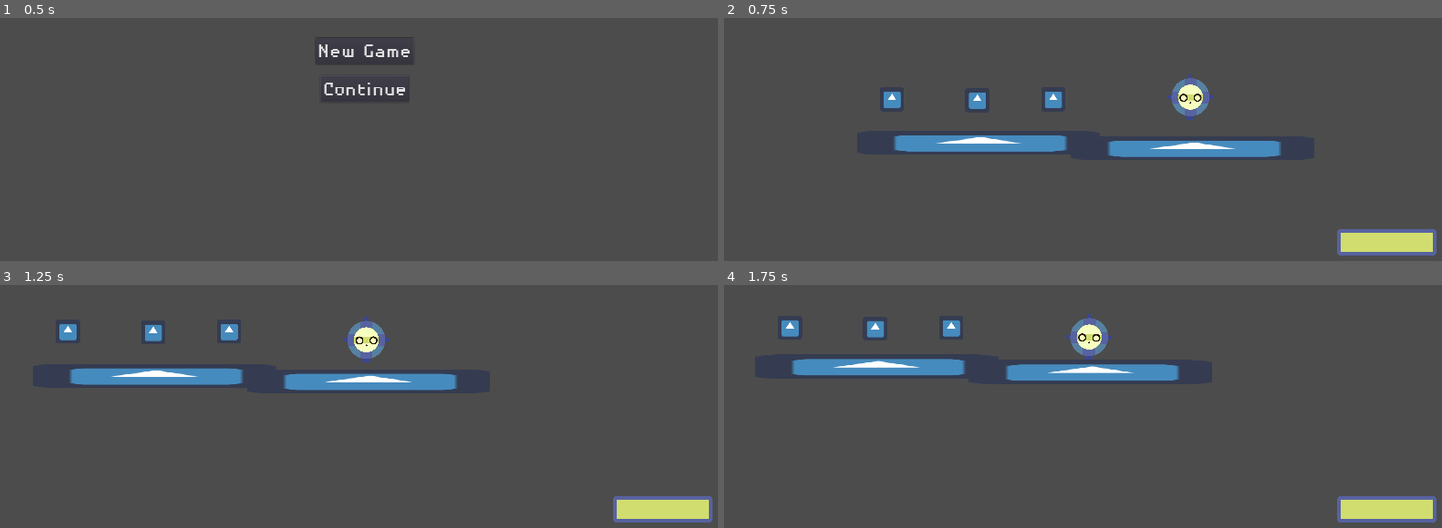
Above: before the commit, frames 1-4 (two rows, left to right).
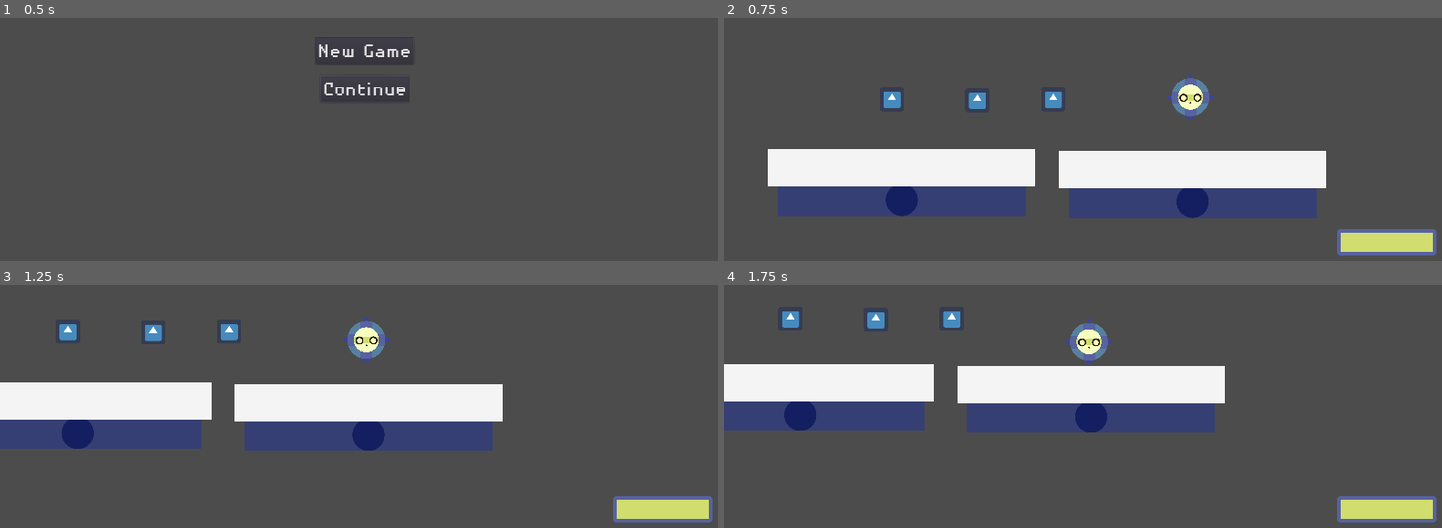
Above: after the commit, the same moments.

Repository: KoshakiDev/GodotWildJam13Mar2021
Game: Godot game, scene res://Source/Menus/MainMenu.tscn
Two runs of this game, one before a commit and one after it. Both use one fixed random seed, a clock stepped at 60 frames per second and the inputs below. The engine's default icon, where the game draws it, is replaced by a stand-in: a white triangle on a blue panel in a dark square.
Inputs (mouse positions are in pixels of both pictures, inside the frame that each line leads up to):
- Up to frame 1 (0.5 s): no input
- Up to frame 2 (0.75 s): click "New Game" at 0.5 s
- Up to frame 3 (1.25 s): no input
- Up to frame 4 (1.75 s): move the mouse to (1248, 316) at 1.27 s; hold Right (move_right) from 1.28 s (still down); hold Middle mouse button (middle_click) from 1.28 s (still down); click (1248, 316) at 1.42 s

Frame 1 is identical in both runs. In frame 2, 22% of the frame differs, in the area x 6-84%, y 48-83%; in frame 3, 20%; in frame 4, 19%.

Commit message:
added level 1, needs collisions fixes: polygon2d no collisions for some reason

Diff:
--- a/Source/Entities/Pickups/ModulePickup.tscn
+++ b/Source/Entities/Pickups/ModulePickup.tscn
@@ -48,5 +48,4 @@
 
 [node name="AnimationPlayer" type="AnimationPlayer" parent="."]
 anims/floating = SubResource( 2 )
-
 [connection signal="body_entered" from="." to="." method="_on_ModulePickup_body_entered"]
--- a/Source/Levels/DebugLevel.tscn
+++ b/Source/Levels/DebugLevel.tscn
@@ -86,10 +86,7 @@
 [node name="UILayer" type="CanvasLayer" parent="."]
 
 [node name="HUD" parent="UILayer" instance=ExtResource( 3 )]
-mouse_filter = 2
 
 [node name="ModuleUI" parent="UILayer" instance=ExtResource( 5 )]
 pause_mode = 2
 visible = false
-margin_left = 0.0
-margin_right = 0.0
--- /dev/null
+++ b/Source/Levels/Level 1.tscn
@@ -0,0 +1,60 @@
+[gd_scene load_steps=8 format=2]
+
+[ext_resource path="res://Resources/Art/Level/concrete.jpg" type="Texture" id=1]
+[ext_resource path="res://Source/HUD/ModuleUI/ModuleUI.tscn" type="PackedScene" id=2]
+[ext_resource path="res://Source/HUD/HUD.tscn" type="PackedScene" id=3]
+[ext_resource path="res://Source/Entities/Player/Player.tscn" type="PackedScene" id=4]
+[ext_resource path="res://Source/Levels/Level.gd" type="Script" id=5]
+[ext_resource path="res://Resources/Art/Level/steel.jpg" type="Texture" id=6]
+[ext_resource path="res://Source/Obstacles/Platform.tscn" type="PackedScene" id=7]
+
+[node name="Level" type="Node2D"]
+script = ExtResource( 5 )
+__meta__ = {
+"_edit_lock_": true
+}
+
+[node name="UILayer" type="CanvasLayer" parent="."]
+pause_mode = 2
+
+[node name="ModuleUI" parent="UILayer" instance=ExtResource( 2 )]
+visible = false
+
+[node name="HUD" parent="UILayer" instance=ExtResource( 3 )]
+
+[node name="Player" parent="." instance=ExtResource( 4 )]
+position = Vector2( 834.068, 367.897 )
+
+[node name="SpawnPosition" type="Position2D" parent="."]
+position = Vector2( 824.649, -117.313 )
+
+[node name="Entities" type="Node2D" parent="."]
+__meta__ = {
+"_edit_lock_": true
+}
+
+[node name="Walls" type="Node2D" parent="."]
+
+[node name="Area2D2" type="Area2D" parent="Walls"]
+position = Vector2( 0, 5.65686 )
+collision_layer = 2
+
+[node name="Wall" type="Polygon2D" parent="Walls/Area2D2"]
+texture = ExtResource( 1 )
+polygon = PoolVector2Array( 232.017, 242.247, 238.744, 824.147, 1849.9, 827.511, 1853.27, 1089.87, -6.79785, 1089.87, -3.43427, 10.1593, 1812.9, 13.5229, 1822.99, 588.696, 1584.18, 592.06, 1557.19, 250.687 )
+
+[node name="Wall2" type="CollisionPolygon2D" parent="Walls/Area2D2"]
+polygon = PoolVector2Array( 232.017, 242.247, 238.744, 824.147, 1849.9, 827.511, 1853.27, 1089.87, -6.79785, 1089.87, -3.43427, 10.1593, 1812.9, 13.5229, 1822.99, 588.696, 1584.18, 592.06, 1557.19, 250.687 )
+
+[node name="Area2D" type="Area2D" parent="Walls"]
+collision_layer = 2
+
+[node name="Polygon2D" type="Polygon2D" parent="Walls/Area2D"]
+texture = ExtResource( 6 )
+polygon = PoolVector2Array( 652.236, 509.407, 889.556, 507.288, 898.032, 556.023, 707.328, 558.142, 603.501, 558.142 )
+
+[node name="Polygon2D2" type="CollisionPolygon2D" parent="Walls/Area2D"]
+polygon = PoolVector2Array( 652.236, 509.407, 889.556, 507.288, 898.032, 556.023, 707.328, 558.142, 603.501, 558.142 )
+
+[node name="Platform" parent="Walls" instance=ExtResource( 7 )]
+position = Vector2( 1048.25, 597.203 )
--- a/Source/Levels/SaveTestLevel.tscn
+++ b/Source/Levels/SaveTestLevel.tscn
@@ -18,7 +18,7 @@
 }
 
 [node name="Platform" parent="Platforms" index="0" instance=ExtResource( 5 )]
-position = Vector2( 731.116, 465.228 )
+position = Vector2( 529.127, 474.667 )
 
 [node name="Platform2" parent="Platforms" index="1" instance=ExtResource( 5 )]
 position = Vector2( 1294.16, 479.483 )
--- a/Source/Menus/MainMenu.tscn
+++ b/Source/Menus/MainMenu.tscn
@@ -43,6 +43,5 @@
 __meta__ = {
 "_edit_use_anchors_": false
 }
-
 [connection signal="pressed" from="VBoxContainer/NewButton" to="." method="_on_StartButton_pressed"]
 [connection signal="pressed" from="VBoxContainer/ContinueButton" to="." method="_on_ContinueButton_pressed"]
--- a/Source/Obstacles/Platform.tscn
+++ b/Source/Obstacles/Platform.tscn
@@ -1,16 +1,14 @@
-[gd_scene load_steps=3 format=2]
+[gd_scene load_steps=2 format=2]
 
-[ext_resource path="res://icon.png" type="Texture" id=1]
-
-[sub_resource type="RectangleShape2D" id=1]
-extents = Vector2( 320, 32 )
+[ext_resource path="res://Resources/Art/Level/Platform 1.png" type="Texture" id=1]
 
 [node name="Platform" type="StaticBody2D"]
 collision_layer = 2
 
 [node name="Sprite" type="Sprite" parent="."]
-scale = Vector2( 10, 1 )
+position = Vector2( 0, 95.0153 )
+scale = Vector2( 0.484222, 0.484222 )
 texture = ExtResource( 1 )
 
-[node name="CollisionShape2D" type="CollisionShape2D" parent="."]
-shape = SubResource( 1 )
+[node name="CollisionPolygon2D" type="CollisionPolygon2D" parent="."]
+polygon = PoolVector2Array( -325.385, 104.546, -325.385, 182.749, 324.628, 187.794, 324.533, 105.197, 351.536, 106.227, 351.536, 8.68349, -352.294, 3.63811, -351.453, 104.546 )
--- a/project.godot
+++ b/project.godot
@@ -226,8 +226,8 @@
 
 [physics]
 
+2d/default_gravity=120
 common/enable_pause_aware_picking=true
-2d/default_gravity=120
 
 [rendering]
 
Binary file added: Resources/Art/Level/Platform 1.png
Not shown, added: Resources/Art/Level/Platform 1.png.import
Binary file added: Resources/Art/Level/blue concrete.png
Not shown, added: Resources/Art/Level/blue concrete.png.import
Binary file added: Resources/Art/Level/concrete.jpg
Not shown, added: Resources/Art/Level/concrete.jpg.import
Binary file added: Resources/Art/Level/steel.jpg
Not shown, added: Resources/Art/Level/steel.jpg.import
Binary file added: Resources/Art/Level/steel2.jpg
Not shown, added: Resources/Art/Level/steel2.jpg.import
Binary file added: Resources/Art/Level/steel2.png
Not shown, added: Resources/Art/Level/steel2.png.import
